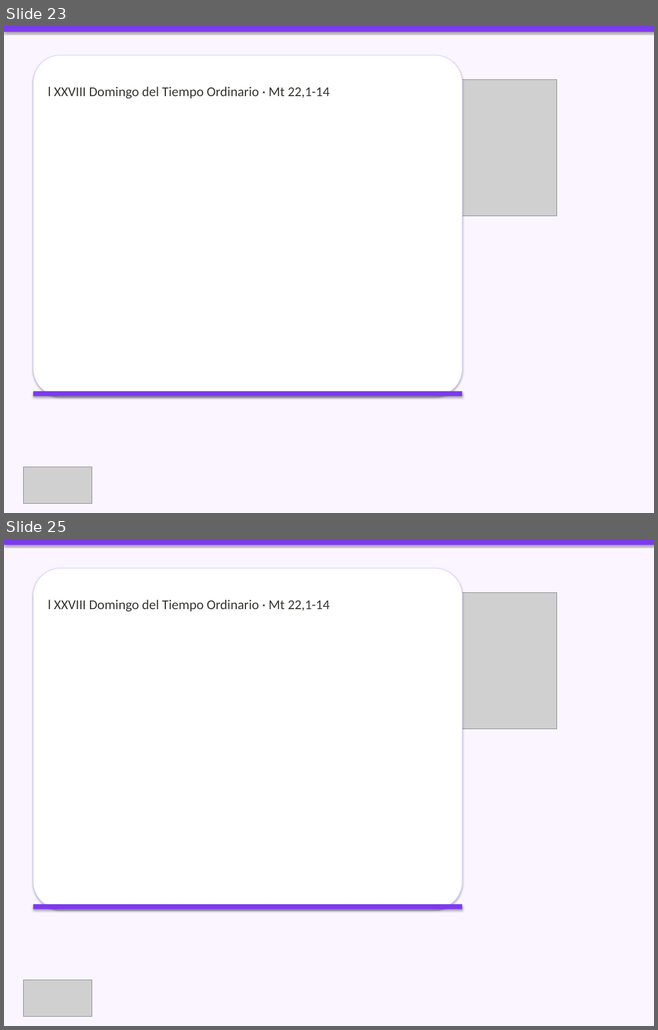
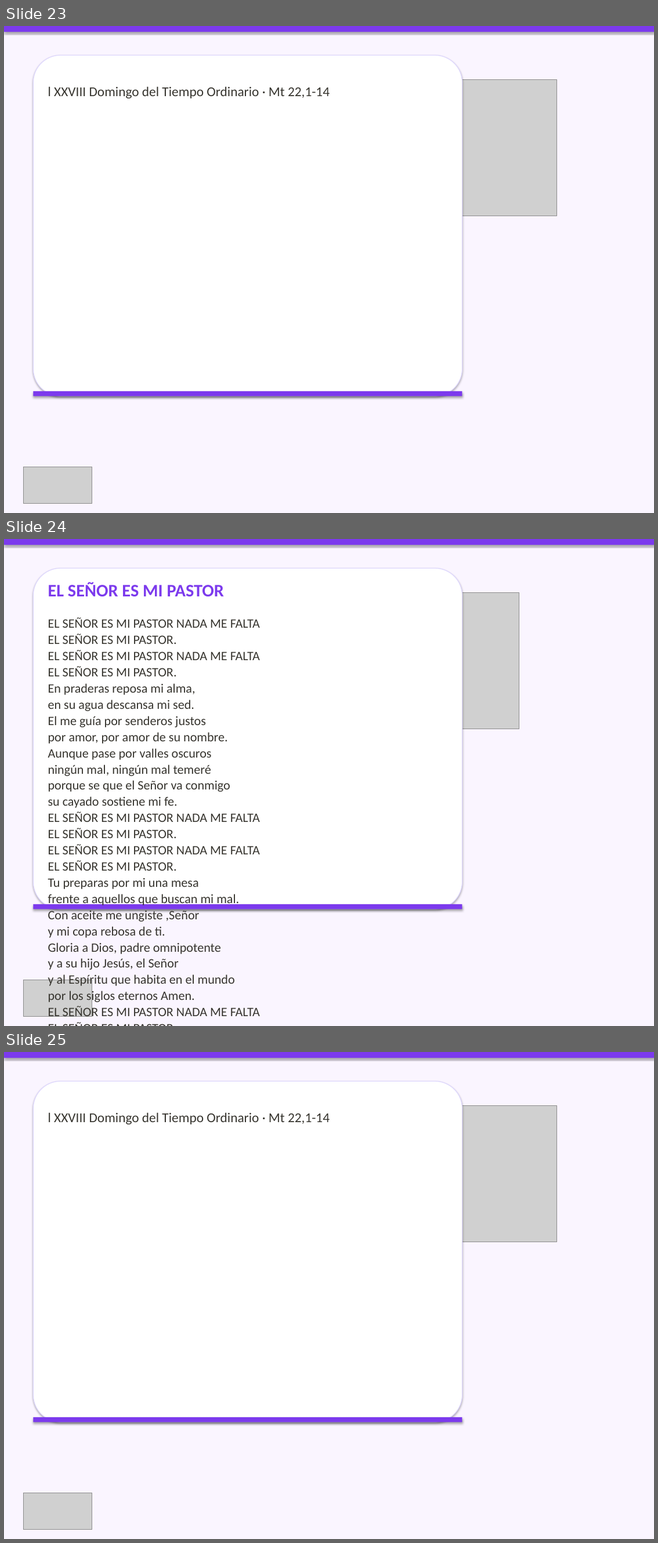
Before and after one commit to CC5M5/CCE-M5, a slide deck: presentaciones_html/2026-10-11_presentacion/2026-10-11_presentacion.pptx. Shown one above the other, each under a label of ours: slides 23 and 25 before the commit, slides 23, 24 and 25 after it; the slides between them are not shown. The pictures are 658x1030 and 658x1543 pixels, drawn with LibreOffice and Linux fonts; fonts in the diff are those of the drawing; grey boxes stand for pictures. Boxes give left, top, right and bottom in pixels: in the first picture for what was removed or moved away, otherwise in the second. Text is boxed around its words. In the diff, an @@ line names an element or a change of style, - is before the commit and + after.

Commit message:
deploy: presentación 2026-10-11 con El Señor es mi Pastor + auto-rebuild
- Actualiza bundle PPTX/HTML/PDF del 2026-10-11 con asignación correcta:
  entrada=AL CALOR DE LA PALABRA, salmo=El Señor es mi Pastor, comunion=El Señor es mi Pastor.
- Añade slides de catálogo cancion_109 y cancion_11.
- Incluye mejoras de auto-rebuild al crear/editar canciones.
- Actualiza datos exportados para web (canciones, momentos, presentaciones).

```diff
--- a/presentaciones_html/2026-10-11_presentacion/2026-10-11_presentacion.pptx
+++ b/presentaciones_html/2026-10-11_presentacion/2026-10-11_presentacion.pptx
@@ slide 24 added at [4,539,654,1026], background #FAF5FF @@
@@ rectangle added at [4,539,654,545], fill #7C3AED @@
@@ rounded rectangle added at [33,568,462,910], fill #FFFFFF, outline #DDD6FE 1 pt @@
@@ text added at [48,582,260,1020], 19 pt, text #37352F @@
+EL SEÑOR ES MI PASTOR
+EL SEÑOR ES MI PASTOR NADA ME FALTA
+EL SEÑOR ES MI PASTOR.
+EL SEÑOR ES MI PASTOR NADA ME FALTA
+EL SEÑOR ES MI PASTOR.
+En praderas reposa mi alma,
+en su agua descansa mi sed.
+El me guía por senderos justos
+por amor, por amor de su nombre.
+Aunque pase por valles oscuros
+ningún mal, ningún mal temeré
+porque se que el Señor va conmigo
+su cayado sostiene mi fe.
+EL SEÑOR ES MI PASTOR NADA ME FALTA
+EL SEÑOR ES MI PASTOR.
+EL SEÑOR ES MI PASTOR NADA ME FALTA
+EL SEÑOR ES MI PASTOR.
+Tu preparas por mi una mesa
+frente a aquellos que buscan mi mal.
+Con aceite me ungiste ,Señor
+y mi copa rebosa de ti.
+Gloria a Dios, padre omnipotente
+y a su hijo Jesús, el Señor
+y al Espíritu que habita en el mundo
+por los siglos eternos Amen.
+EL SEÑOR ES MI PASTOR NADA ME FALTA
+EL SEÑOR ES MI PASTOR.
+EL SEÑOR ES MI PASTOR NADA ME FALTA
+EL SEÑOR ES MI PASTOR.
@@ picture added at [360,592,519,729] @@
@@ rectangle added at [33,904,462,910], fill #7C3AED @@
@@ picture added at [24,980,92,1016] @@
```
Also in this commit, not shown: 4 slides changed, 6 other slides added, 7 slides removed, 18 other files.
